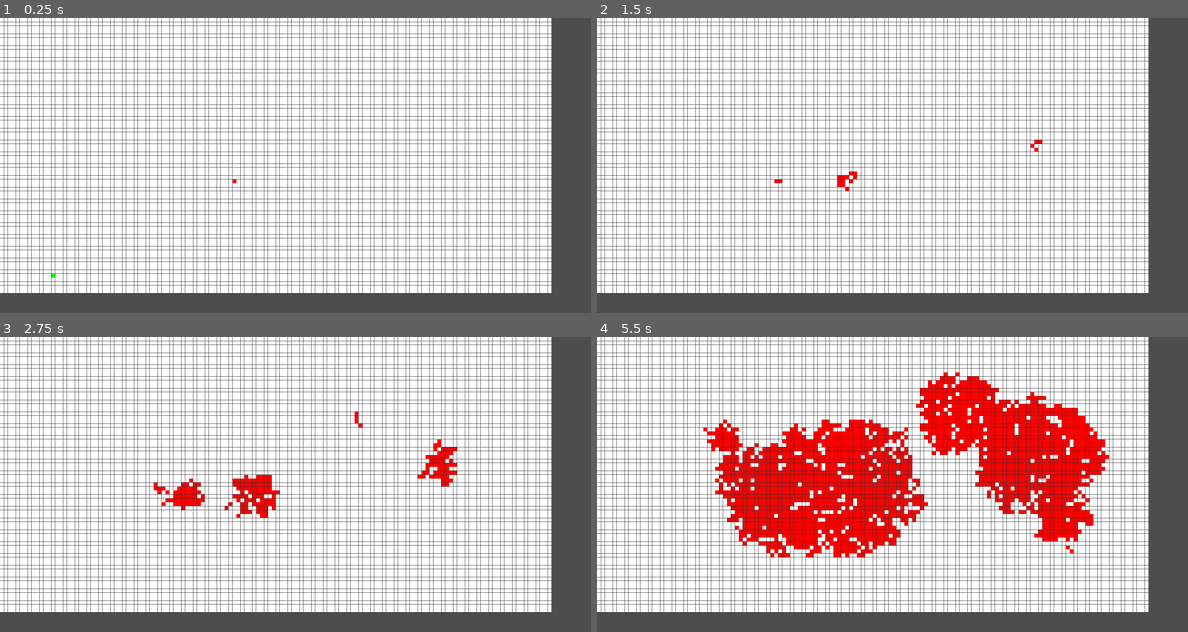
Above: before the commit, frames 1-4 (two rows, left to right).
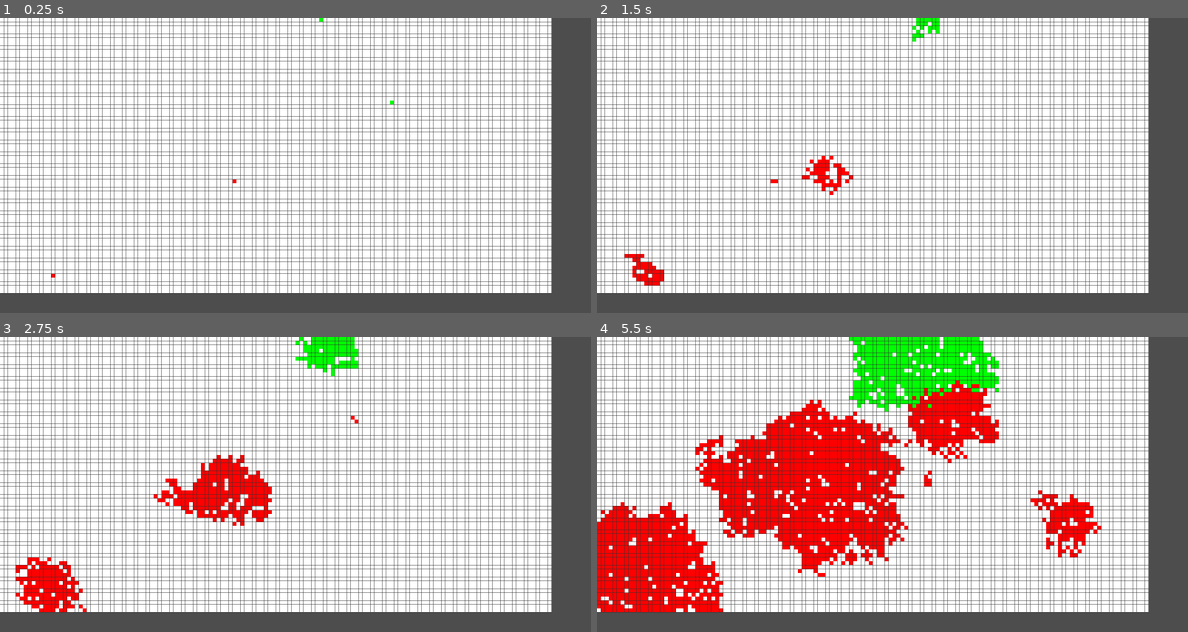
Above: after the commit, the same moments.

Repository: SilviuIordache/bacteria-sm
Game: Godot game, scene res://main.tscn
Two runs of this game, one before a commit and one after it. Both use one fixed random seed, a clock stepped at 60 frames per second and the inputs below.
Inputs (mouse positions are in pixels of both pictures, inside the frame that each line leads up to):
- Up to frame 1 (0.25 s): no input
- Up to frame 2 (1.5 s): move the mouse to (1022, 150) at 0.52 s; click (1022, 150) at 0.67 s; move the mouse to (774, 180) at 1.27 s; click (774, 180) at 1.42 s
- Up to frame 3 (2.75 s): move the mouse to (354, 419) at 2.02 s; click (354, 419) at 2.17 s
- Up to frame 4 (5.5 s): move the mouse to (862, 543) at 2.77 s; click (862, 543) at 2.92 s; move the mouse to (1069, 528) at 3.52 s; click (1069, 528) at 3.67 s; move the mouse to (715, 440) at 4.27 s; click (715, 440) at 4.42 s; move the mouse to (922, 484) at 5.02 s; click (922, 484) at 5.17 s

The runs differ from the first frame. In frame 1, less than 0.1% of the frame differs, in the area x 8-67%, y 0-88%; in frame 2, 1.1%; in frame 3, 4.6%; in frame 4, 23%, in the area x 0-87%, y 0-94%.

Commit message:
Refactor stuff

Diff:
--- a/bacteria.gd
+++ b/bacteria.gd
@@ -14,12 +14,6 @@
 		randi() % GRID_HEIGHT
 	)
 
-func _ready():
-	_init_grid()
-	queue_redraw()
-	await get_tree().create_timer(0.2).timeout
-	_start_spread_loop()
-
 func _init_grid():
 	grid.clear()
 	for y in range(GRID_HEIGHT):
@@ -30,17 +24,18 @@
 		grid.append(row)
 
 
-	var red_pos = get_random_coord()
-	var green_pos = get_random_coord()
+	var red_pos_1 = get_random_coord()
+	var red_pos_2 = get_random_coord()
+	var green_pos_1 = get_random_coord()
+	var green_pos_2 = get_random_coord()
 
 
-	grid[red_pos.y][red_pos.x] = 2
-	grid[green_pos.y][green_pos.x] = 3
+	grid[red_pos_1.y][red_pos_1.x] = 2
+	grid[red_pos_2.y][red_pos_2.x] = 2
+	grid[green_pos_1.y][green_pos_1.x] = 3
+	grid[green_pos_2.y][green_pos_2.x] = 3
 
-	#grid[20][20] = 2  # red bacteria
-	#grid[40][30] = 3  # green bacteria
-
-func _draw():
+func _draw_cells():
 	# Draw live cells
 	for y in range(GRID_HEIGHT):
 		for x in range(GRID_WIDTH):
@@ -52,6 +47,7 @@
 			elif value == 3:
 				draw_rect(Rect2(x * CELL_SIZE, y * CELL_SIZE, CELL_SIZE, CELL_SIZE), Color.GREEN)
 
+func _draw_grid_lines():
 	# Draw vertical lines
 	for x in range(GRID_WIDTH + 1):
 		draw_line(
@@ -70,6 +66,10 @@
 			1
 		)
 
+func _draw():
+	_draw_cells();
+	_draw_grid_lines();
+
 func _input(event):
 	if event is InputEventMouseButton and event.pressed:
 		var cell_x = int(event.position.x / CELL_SIZE)
@@ -79,7 +79,7 @@
 			grid[cell_y][cell_x] = 2  # Mark as red "bacteria" cell
 			queue_redraw()
 
-func spread_bacteria():
+func _spread_bacteria():
 	var to_infect = []
 
 	for y in range(GRID_HEIGHT):
@@ -119,7 +119,15 @@
 
 	queue_redraw()
 
+
+func _ready():
+	_init_grid()
+	queue_redraw()
+	await get_tree().create_timer(0.2).timeout
+	_start_spread_loop()
+
+
 func _start_spread_loop() -> void:
 	while true:
 		await get_tree().create_timer(GAME_TICK_SPEED).timeout
-		spread_bacteria()
+		_spread_bacteria()
